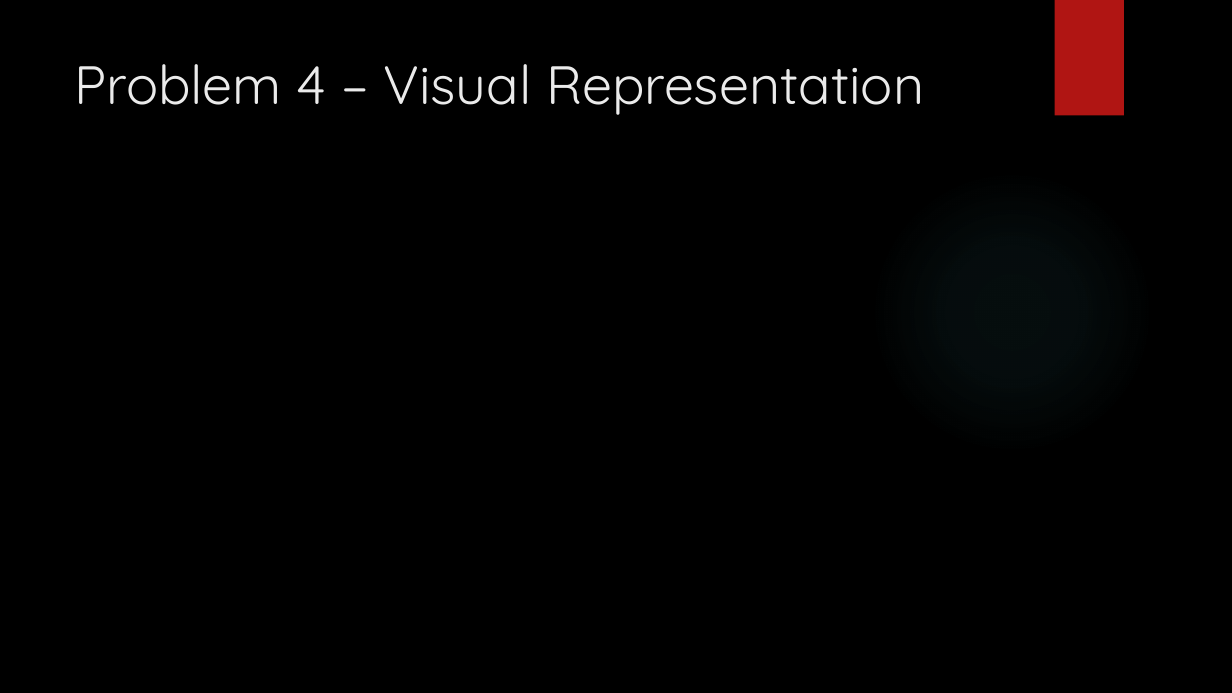
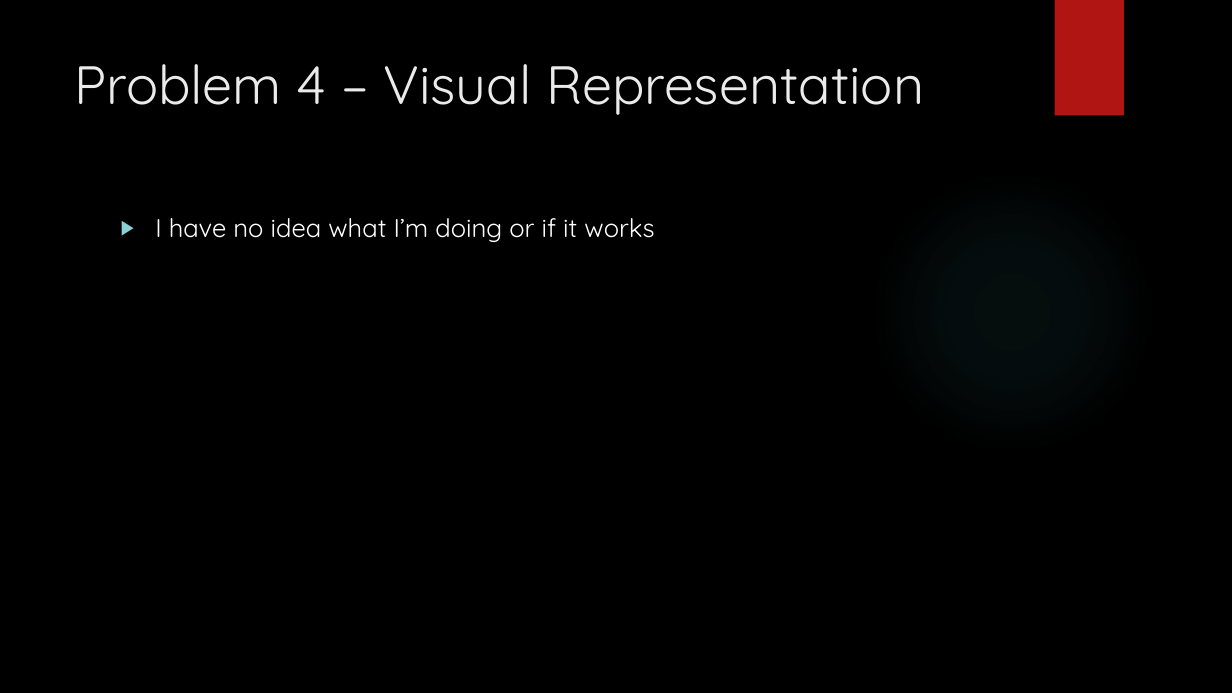
Before and after one commit to jaminologist/GopherLife, a slide deck: slide 20 of GopherLife.pptx (slide 19 before the commit). Drawn at 1232x693 pixels with LibreOffice and Linux fonts; fonts in the diff are those of the drawing; background and template pictures are left out. Boxes give left, top, right and bottom in pixels: in the first picture for what was removed or moved away, otherwise in the second. Text is boxed around its words. In the diff, an @@ line names an element or a change of style, - is before the commit and + after.

```diff
--- a/GopherLife.pptx
+++ b/GopherLife.pptx
@@ text added at bbox=[155, 218, 654, 242], 20 pt, text #FFFFFF @@
+▶ I have no idea what I’m doing or if it works
```
Also in this commit, not shown: 3 other slides changed, 8 slides added.
